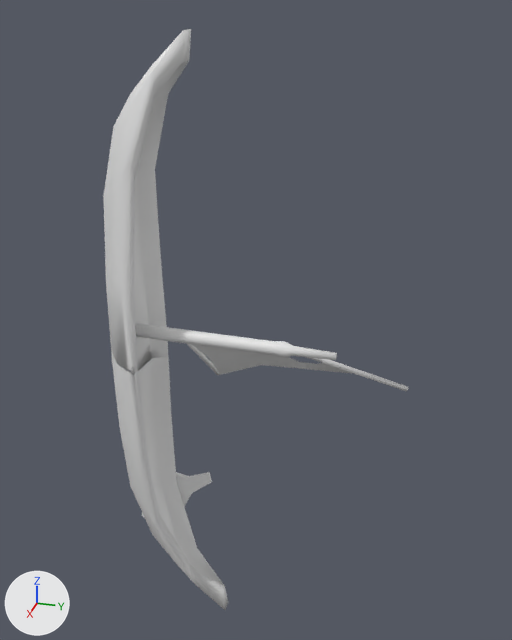
One commit to the Blender file project_red/techs/project_red/factions/tech/units/sailboat/models/sailboat.blend: the scene before it, then after it.
Before and after are seen from a camera (50 mm lens) standing at (6.45, 3.24, 3.84) and looking at (-0.51, 1.22, 0.4). Lighting does not change. The marker at lower left points along +X, +Y and +Z. Materials are left out; every surface is plain grey.

The scene before the commit, as lines of its bpy script (objects in view):
```python
ob_plane_004 = bpy.data.objects.new('Plane.004', me_plane_001)
ob_plane_004.location = (0.08, 0.07, -0.41)
ob_plane_005 = bpy.data.objects.new('Plane.005', me_plane_005)
ob_plane_005.location = (0.08, 0.07, -0.41)
ob_plane_006 = bpy.data.objects.new('Plane.006', me_plane_006)
ob_plane_006.location = (0.08, 0.07, -0.41)
ob_plane_009 = bpy.data.objects.new('Plane.009', me_plane_009)
ob_plane_009.location = (0.08, 0.07, -0.41)
ob_plane_010 = bpy.data.objects.new('Plane.010', me_plane_010)
ob_plane_010.location = (0.08, 0.07, -0.41)
```
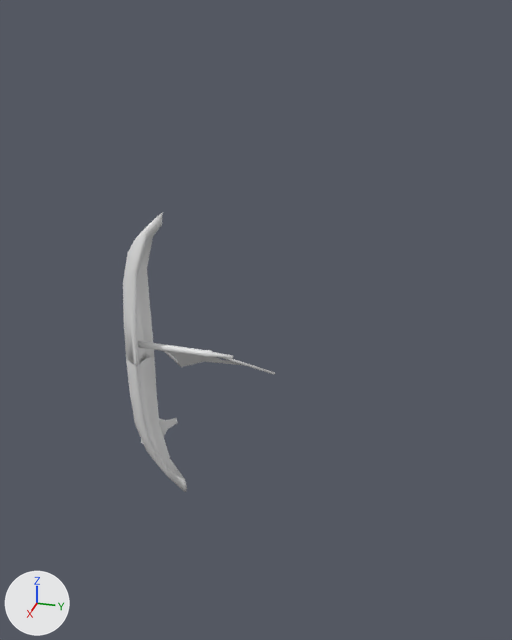
Commit message: scaled Sailboat

Changed parts and their boxes [x1, y1, x2, y2] in the pictures (512 x 640 px):
'Plane.006', moved, rescaled (54% narrower, 55% shorter)
    before: [103, 29, 191, 375]
    after: [123, 212, 163, 366]
'Plane.010', moved, rescaled (47% narrower, 48% shorter)
    before: [111, 348, 228, 610]
    after: [126, 355, 187, 492]
'Plane.009', reshaped, moved, rescaled (50% narrower, 50% shorter)
    before: [161, 326, 408, 391]
    after: [153, 343, 275, 375]
'Plane.004', moved, rescaled (46% narrower, 41% shorter)
    before: [142, 472, 212, 517]
    after: [141, 418, 178, 444]
'Plane.005', moved, rescaled (51% narrower, 48% shorter)
    before: [135, 323, 183, 343]
    after: [138, 341, 161, 351]
'Plane.007', added
    after: [166, 351, 242, 367]
part 1 of me_plane_009, deleted
    before: [192, 344, 351, 375]

Patch to the scene script:
```diff
--- a/project_red/techs/project_red/factions/tech/units/sailboat/models/sailboat.blend.py
+++ b/project_red/techs/project_red/factions/tech/units/sailboat/models/sailboat.blend.py
@@ me_plane_009 @@
 me_plane_009.from_pydata(...)  # 100 vertices, 87 faces; spans x -1.3..0.09, y 0.25..2.89, z -0.39..0.9
 # used by ob_plane_009; location = (0.08, 0.07, -0.41)
+# me_plane_009 part 1: the loose piece of 30 vertices spanning x -1.28..-0.11, y 0.46..2.89, z -0.39..0.76 is deleted
@@ me_plane_007 @@
+me_plane_007.from_pydata(...)  # 30 vertices, 28 faces; spans x -1.28..-0.11, y 0.46..2.89, z -0.39..0.76
+me_plane_007.polygons.foreach_set('use_smooth', [True] * 28)
@@ ob_plane_010 @@
 ob_plane_010 = bpy.data.objects.new('Plane.010', me_plane_010)
-ob_plane_010.location = (0.08, 0.07, -0.41)
+ob_plane_010.location = (0.04, 0.03, -0.21)
+ob_plane_010.scale = (0.5, 0.5, 0.5)
@@ ob_plane_006 @@
 ob_plane_006 = bpy.data.objects.new('Plane.006', me_plane_006)
-ob_plane_006.location = (0.08, 0.07, -0.41)
+ob_plane_006.location = (0.04, 0.03, -0.21)
+ob_plane_006.scale = (0.5, 0.5, 0.5)
@@ ob_plane_005 @@
 ob_plane_005 = bpy.data.objects.new('Plane.005', me_plane_005)
-ob_plane_005.location = (0.08, 0.07, -0.41)
+ob_plane_005.location = (0.04, 0.03, -0.21)
+ob_plane_005.scale = (0.5, 0.5, 0.5)
@@ ob_plane_004 @@
 ob_plane_004 = bpy.data.objects.new('Plane.004', me_plane_001)
-ob_plane_004.location = (0.08, 0.07, -0.41)
+ob_plane_004.location = (0.04, 0.03, -0.21)
+ob_plane_004.scale = (0.5, 0.5, 0.5)
@@ ob_plane_009 @@
 ob_plane_009 = bpy.data.objects.new('Plane.009', me_plane_009)
-ob_plane_009.location = (0.08, 0.07, -0.41)
+ob_plane_009.location = (0.04, 0.03, -0.21)
+ob_plane_009.scale = (0.5, 0.5, 0.5)
@@ ob_plane_007 @@
+ob_plane_007 = bpy.data.objects.new('Plane.007', me_plane_007)
+ob_plane_007.location = (0.04, 0.03, -0.21)
+ob_plane_007.scale = (0.5, 0.5, 0.5)
```
